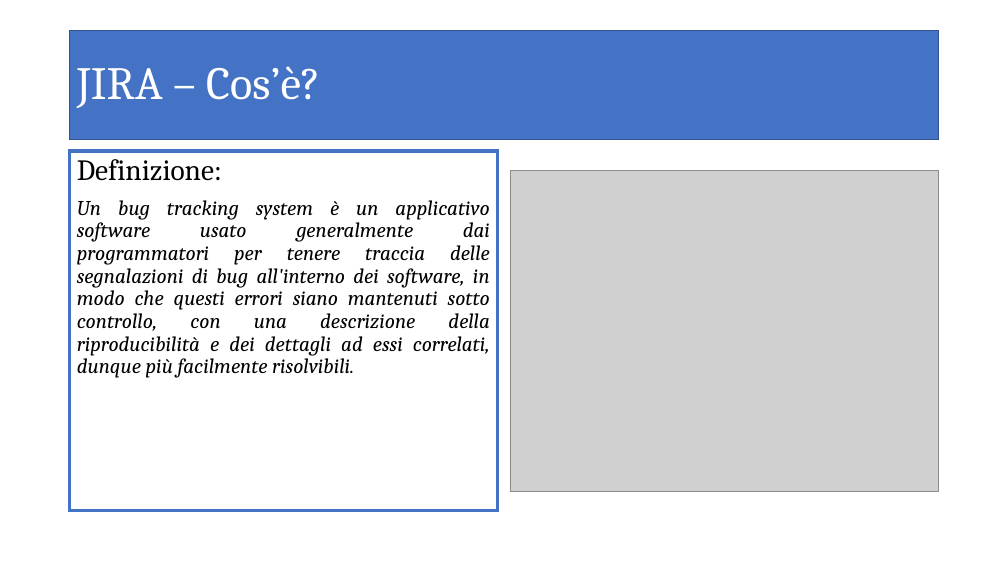
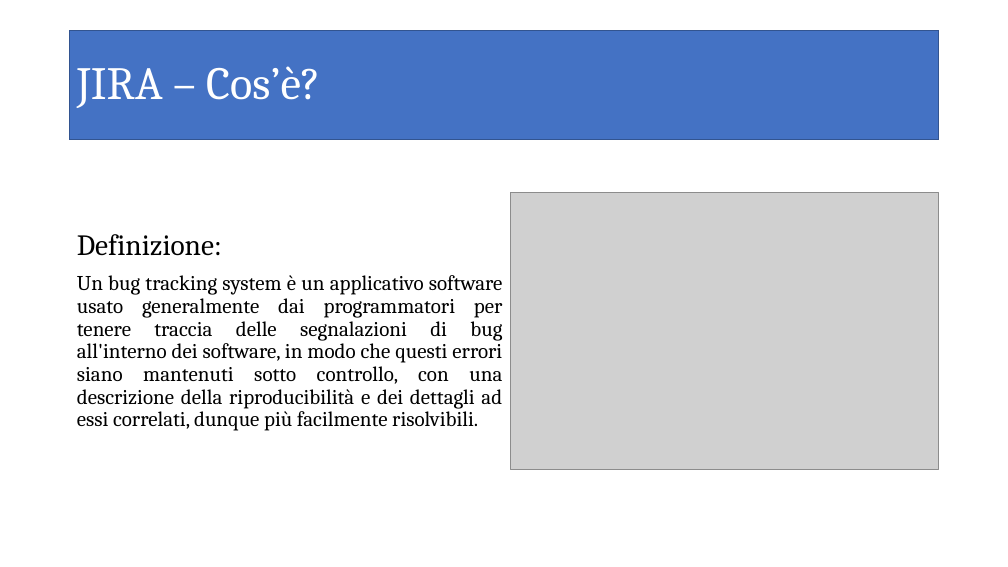
Before and after one commit to sdiricco/dirdem-micro, a slide deck: slide 3 of Documents/JIRA.pptx (slide 2 before the commit). Drawn at 1008x567 pixels with LibreOffice and Linux fonts; fonts in the diff are those of the drawing; grey boxes stand for pictures. Boxes give left, top, right and bottom in pixels: in the first picture for what was removed or moved away, otherwise in the second. Text is boxed around its words. In the diff, an @@ line names an element or a change of style, - is before the commit and + after.

Commit message:
aggiornata presentazione JIRA

```diff
--- a/Documents/JIRA.pptx
+++ b/Documents/JIRA.pptx
@@ text "Definizione:": place and size @@
-text "Definizione:" at box(70, 151, 498, 511)
+text "Definizione:" at box(77, 234, 503, 431)
@@ text "Definizione:" at box(77, 234, 503, 431): italic off; alignment left to justified; vertical alignment top to middle; outline #4472C4 3 pt to none @@
@@ picture: place and size @@
-picture at box(510, 171, 939, 492)
+picture at box(510, 192, 939, 470)
```
Also in this commit, not shown: 7 other slides changed, 2 slides added.
